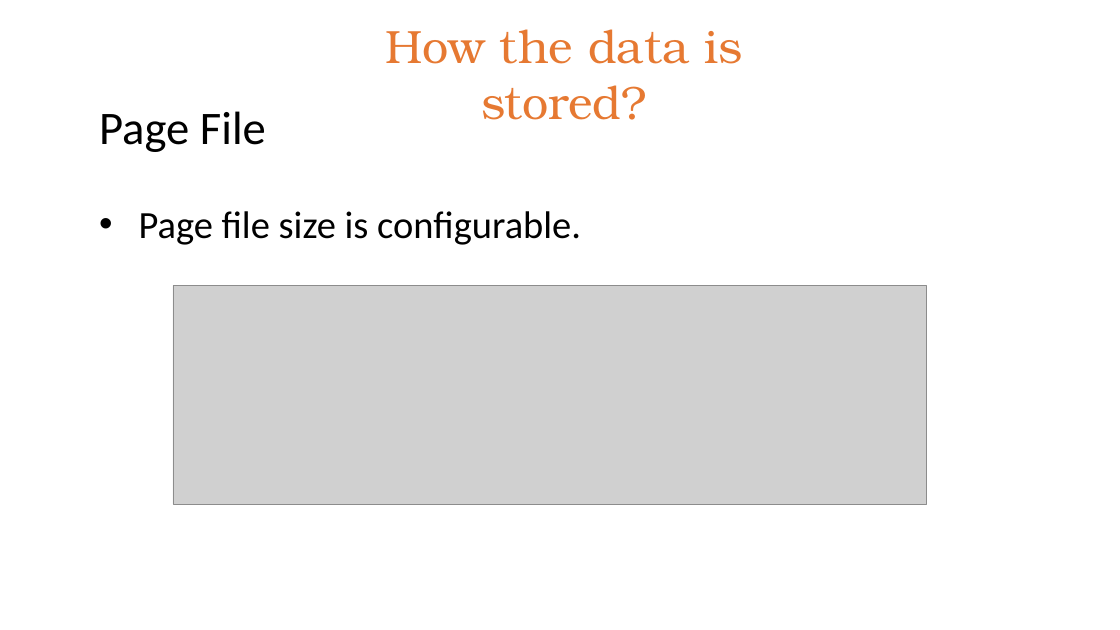
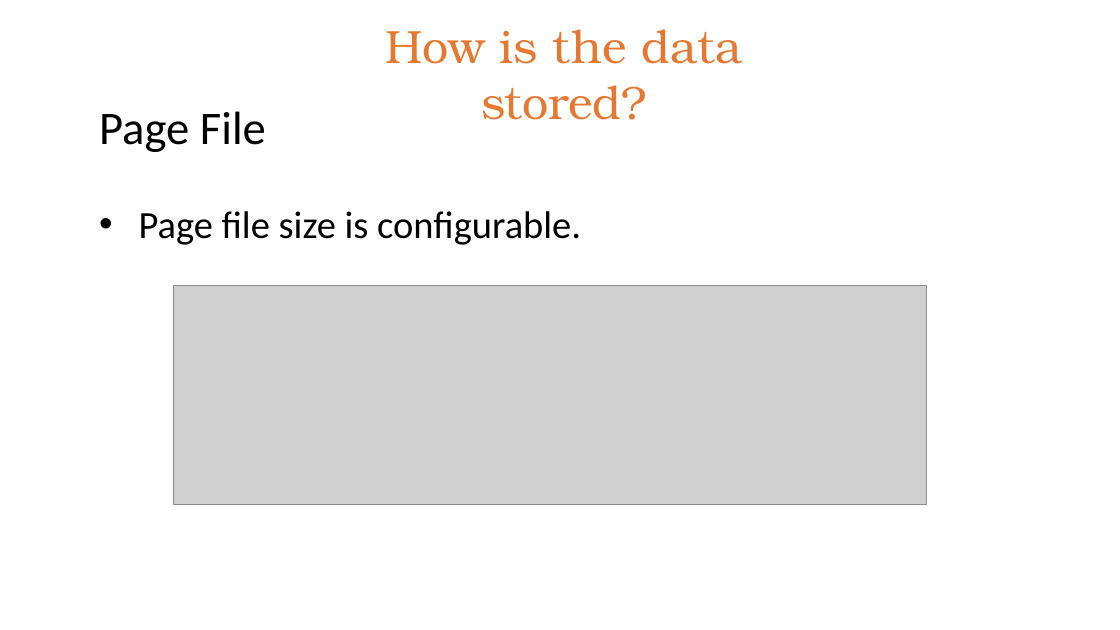
Before and after one commit to arunadis/rdbms_101, a slide deck: slide 5 of presentations/RDBMS_101.pptx. Drawn at 1120x630 pixels with LibreOffice and Linux fonts; fonts in the diff are those of the drawing; grey boxes stand for pictures. Boxes give left, top, right and bottom in pixels: in the first picture for what was removed or moved away, otherwise in the second. Text is boxed around its words. In the diff, an @@ line names an element or a change of style, - is before the commit and + after.

```diff
--- a/presentations/RDBMS_101.pptx
+++ b/presentations/RDBMS_101.pptx
@@ text at [386, 29, 742, 120]: text changed @@
-How the data is stored?
+How is the data stored?
```
Also in this commit, not shown: 6 other slides changed, 1 slide added, 1 slide removed, 2 other files.
